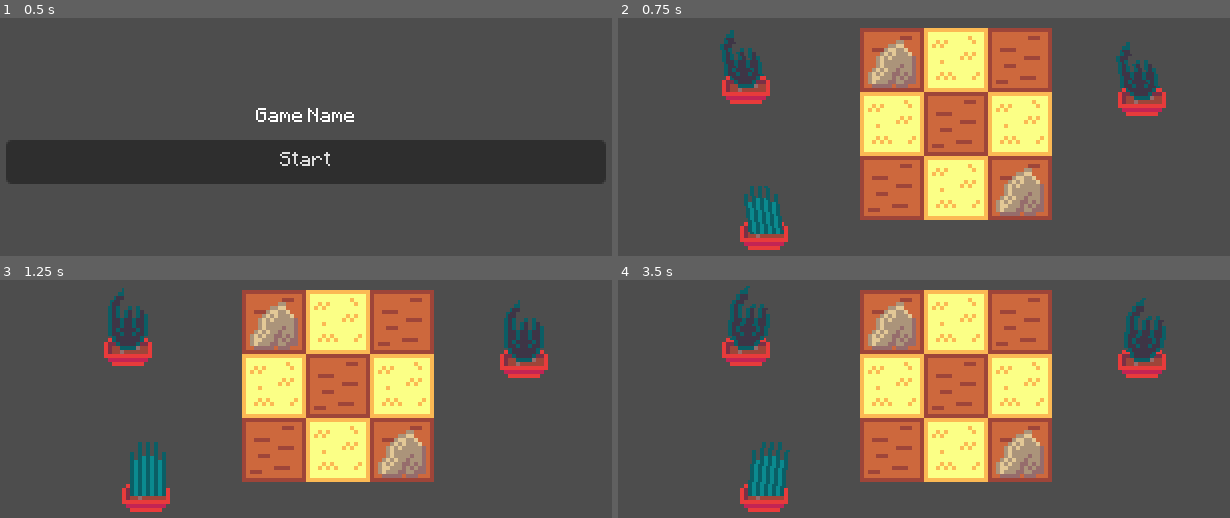
Above: before the commit, frames 1-4 (two rows, left to right).
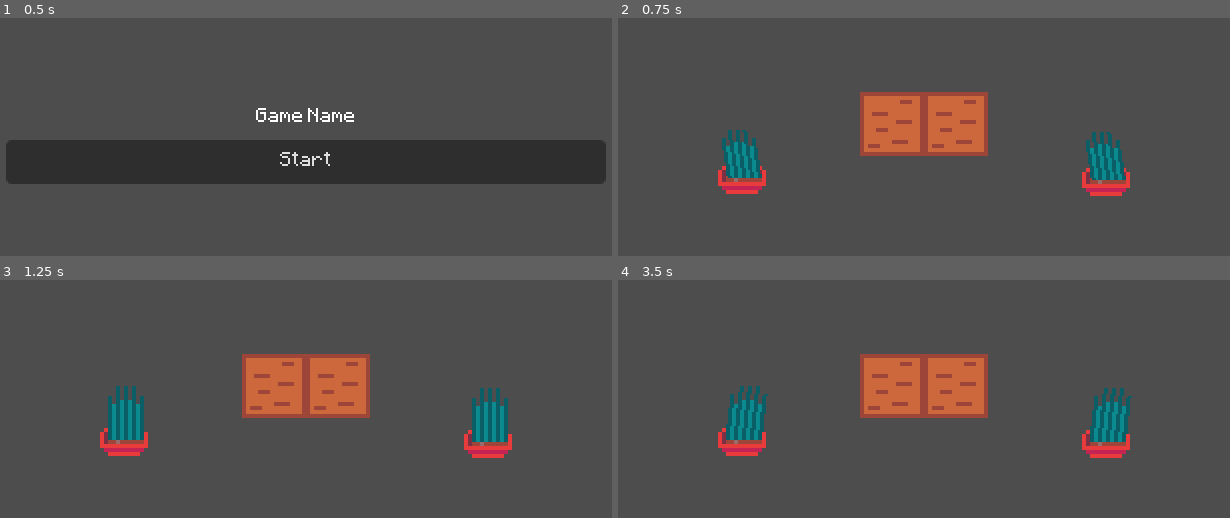
Above: after the commit, the same moments.

Repository: chybby/ldjam54
Game: Godot game, scene res://menus/main_menu/main_menu_screen.tscn
Two runs of this game, one before a commit and one after it. Both use one fixed random seed, a clock stepped at 60 frames per second and the inputs below.
Inputs (mouse positions are in pixels of both pictures, inside the frame that each line leads up to):
- Up to frame 1 (0.5 s): no input
- Up to frame 2 (0.75 s): click "Start" at 0.5 s
- Up to frame 3 (1.25 s): no input
- Up to frame 4 (3.5 s): move the mouse to (746, 322) at 1.27 s; press the mouse at (746, 322) at 1.28 s; move the mouse to (746, 329) at 2.02 s; release the mouse at (746, 329) at 2.03 s; click (746, 329) at 2.1 s; move the mouse to (764, 475) at 2.77 s; press the mouse at (764, 475) at 2.78 s

Frame 1 is identical in both runs. In frame 2, 29% of the frame differs, in the area x 16-90%, y 4-98%; in frame 3, 30%; in frame 4, 30%, in the area x 16-90%, y 2-98%.

Commit message:
poopy

Diff:
--- a/main/main.tscn
+++ b/main/main.tscn
@@ -1,14 +1,14 @@
 [gd_scene load_steps=6 format=3 uid="uid://bs0khu62hwapc"]
 
+[ext_resource type="PackedScene" uid="uid://d0txdy4ut16pl" path="res://scenes/levels/level_1.tscn" id="1_csud4"]
 [ext_resource type="PackedScene" uid="uid://ipjyx5wek6wr" path="res://scenes/manager/held_item_manager/held_item_manager.tscn" id="1_dn0dj"]
-[ext_resource type="Script" path="res://main/Main.gd" id="1_fnt08"]
-[ext_resource type="PackedScene" uid="uid://cj0gj3heure1b" path="res://scenes/levels/level_2.tscn" id="2_552y1"]
+[ext_resource type="Script" path="res://main/main.gd" id="1_fnt08"]
 [ext_resource type="Script" path="res://main/HUD.gd" id="3_a65wc"]
-[ext_resource type="Theme" uid="uid://bkxry10k3p8or" path="res://theme.tres" id="5_b4jnn"]
+[ext_resource type="Theme" path="res://theme.tres" id="5_b4jnn"]
 
 [node name="Main" type="Node2D"]
 script = ExtResource("1_fnt08")
-first_level_scene = ExtResource("2_552y1")
+first_level_scene = ExtResource("1_csud4")
 
 [node name="Level" type="Node2D" parent="."]
 unique_name_in_owner = true
--- a/scenes/plant_pot/plant_pot.tscn
+++ b/scenes/plant_pot/plant_pot.tscn
@@ -1,14 +1,14 @@
-[gd_scene load_steps=5 format=3 uid="uid://v0x1tjw0opc2"]
+[gd_scene load_steps=5 format=3 uid="uid://n0neq0p7yqtg"]
 
 [ext_resource type="Script" path="res://scenes/plant_pot/plant_pot.gd" id="1_4jexd"]
-[ext_resource type="Texture2D" uid="uid://8eecr57sb6kt" path="res://assets/spritesheet.png" id="2_tqxmf"]
+[ext_resource type="Texture2D" uid="uid://8eecr57sb6kt" path="res://assets/spritesheet.png" id="2_rbd0s"]
 
 [sub_resource type="AtlasTexture" id="AtlasTexture_y620r"]
-atlas = ExtResource("2_tqxmf")
+atlas = ExtResource("2_rbd0s")
 region = Rect2(120, 1, 16, 16)
 
 [sub_resource type="RectangleShape2D" id="RectangleShape2D_oxv1f"]
-size = Vector2(16, 26)
+size = Vector2(16, 18)
 
 [node name="PlantPot" type="Node2D"]
 script = ExtResource("1_4jexd")
Not shown: 1 places in menus/main_menu/main_menu_screen.tscn that only renumber resources
Not shown: 1 places in scenes/levels/level_1.tscn that only renumber resources
